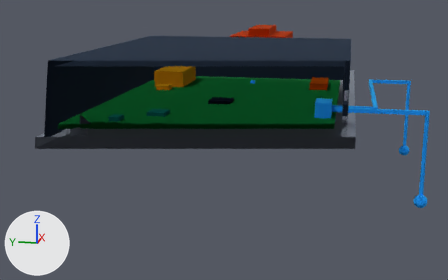
The glTF model media/model.glb as it was, and as the next commit left it.
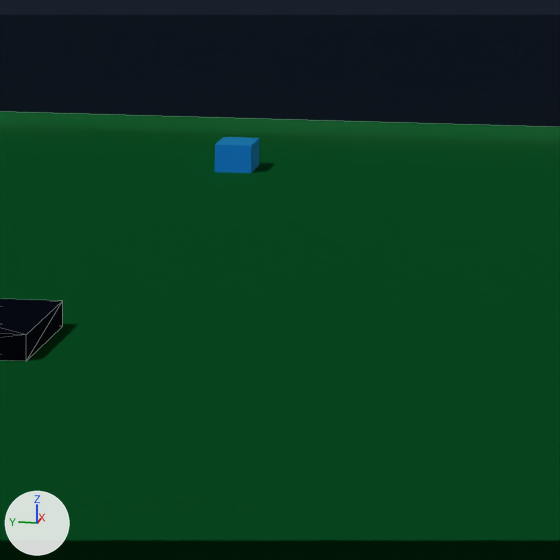
The first picture shows the older version from a 50 mm camera at (-0.2658, -0.0513, 0.0549) aimed at (0.011, 0.004, -0.0143). The close-ups show the older and then the newer version on the part from 51% to 64% of the width and 23% to 45% of the height of that picture. Only the edits that show in the close-ups are written down. The axes (+X, +Y, +Z) are drawn at lower left. The lights are the same throughout. The close-ups show mesh edges as thin lines. Everything nearer to the camera than a plane just in front of the edit is cut away. Where no turn or scale is listed for an object, it has been applied to the vertices.

Objects in the first close-up: 'Cell monitor and protection IC', 'Flame-retardant cover', 'Main PCB, 4-layer, 2 oz copper', 'Temperature sensors (3)'.
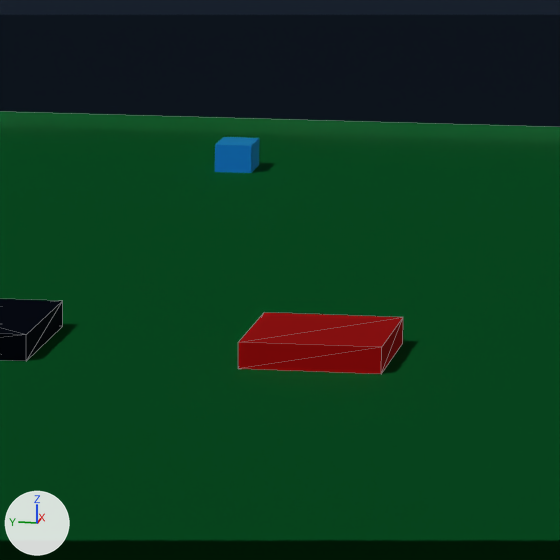
Location of each change, (x1, y1, x2, y2) in pixels of the close-ups (560 x 560 px):
'Secondary protector', added (red): after (238, 312, 403, 374)

Patch to the scene script:
```diff
--- a/media/model.glb.py
+++ b/media/model.glb.py
@@ mat_mat_13 @@
+mat_mat_13 = principled_material('mat_13')
+mat_mat_13.base_color = (0.716, 0.0194, 0.0194)  # red #dc2626
+mat_mat_13.metallic = 1.0
+mat_mat_13.roughness = 1.0
@@ me_secondary_protector @@
+me_secondary_protector.from_pydata(...)  # a box spanning x -0.0195..-0.0117, y -0.0205..-0.0141, z 0.0084..0.0096; a box spanning x 0.057..0.067, y 0.04..0.0465, z 0.0084..0.0116
+me_secondary_protector.materials.append(mat_mat_13)  # red #dc2626
@@ ob_secondary_protector @@
+ob_secondary_protector = bpy.data.objects.new('Secondary protector', me_secondary_protector)
+ob_secondary_protector.location = (0.0, 0.0, 0.0)
```
